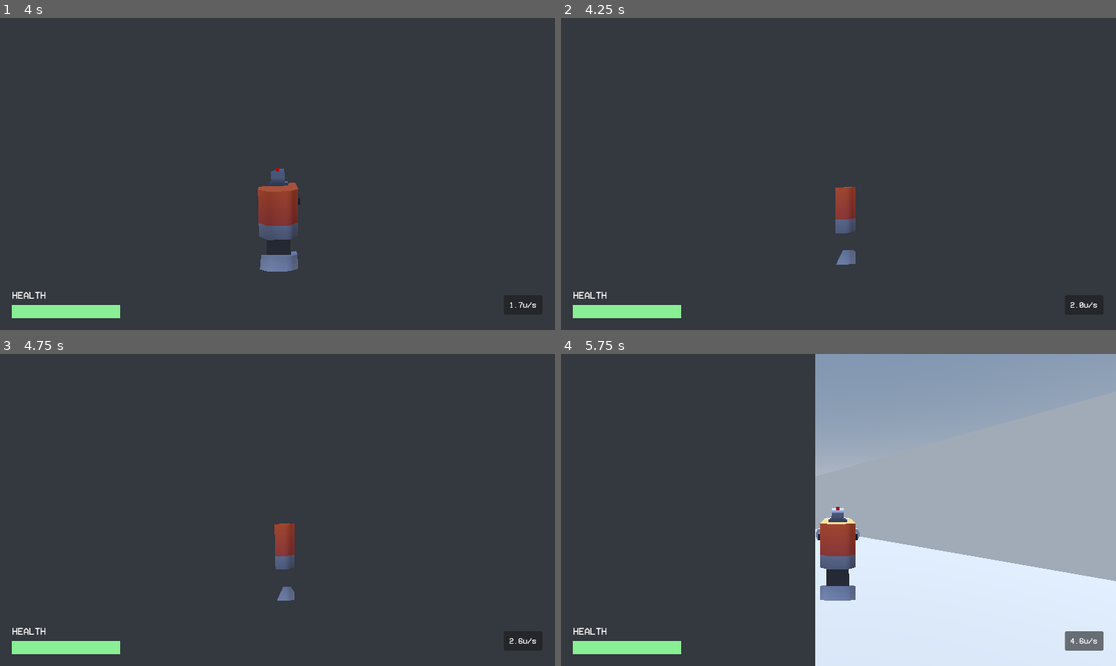
Above: before the commit, frames 1-4 (two rows, left to right).
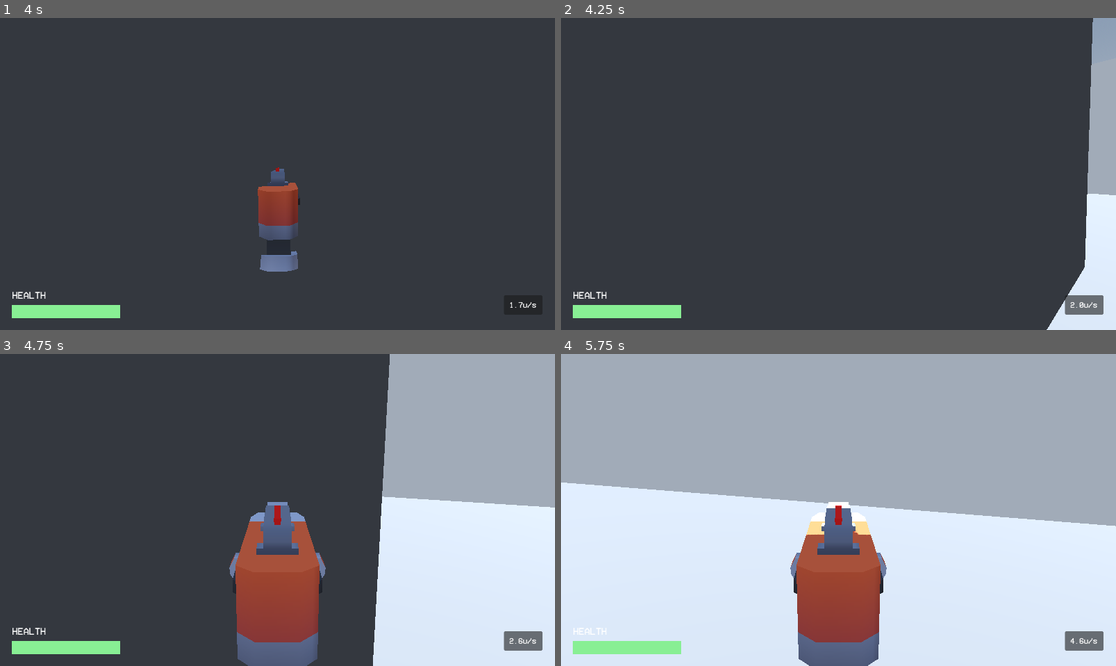
Above: after the commit, the same moments.

Repository: ts-scik/goop-gun
Game: Godot game, scene res://Prefabs/main_scene.tscn
The game is run twice, just before and just after one commit, with the same random seed, the same clock (stepped at 60 frames per second) and the same inputs. The engine's default icon, where the game draws it, is replaced by a stand-in: a white triangle on a blue panel in a dark square.
Inputs (mouse positions are in pixels of both pictures, inside the frame that each line leads up to):
- Up to frame 1 (4 s): tap Enter at 0.5 s; move the mouse to (305, 174) at 0.52 s; hold Right mouse button (aim_btn) 0.53-1.28 s; hold W (forward) from 0.53 s (still down); tap Space (jump) at 0.77, 1.52, 3.02, 3.77 s; move the mouse to (249, 174) at 1.27 s; tap Ctrl (crouch) at 1.35 s; move the mouse to (288, 167) at 2.02 s; hold Shift (run) 2.03-2.78 s; move the mouse to (271, 180) at 2.77 s; click (271, 180) at 2.85 s; move the mouse to (316, 177) at 3.52 s; hold Right mouse button (aim_btn) from 3.53 s (still down)
- Up to frame 2 (4.25 s): keep holding W (forward); keep holding Right mouse button (aim_btn); tap R (reload) at 4.15 s
- Up to frame 3 (4.75 s): keep holding W (forward); move the mouse to (233, 506) at 4.27 s; release Right mouse button (aim_btn) at 4.28 s; tap Ctrl (crouch) at 4.35 s; tap Space (jump) at 4.52 s
- Up to frame 4 (5.75 s): keep holding W (forward); move the mouse to (844, 510) at 5.02 s; hold Shift (run) from 5.03 s (still down)

Frame 1 is identical in both runs. In frame 2, 6.4% of the frame differs, in the area x 49-100%, y 0-100%; in frame 3, 38%; in frame 4, 61%, in the area x 0-100%, y 0-100%.

Commit message:
started work on reload states

Diff:
--- a/Prefabs/Player/camera_controller.tscn
+++ b/Prefabs/Player/camera_controller.tscn
@@ -1,14 +1,16 @@
-[gd_scene load_steps=11 format=3 uid="uid://w5yidi6yqanc"]
+[gd_scene load_steps=13 format=3 uid="uid://w5yidi6yqanc"]
 
 [ext_resource type="Script" uid="uid://tp34olvhc8jf" path="res://Scripts/Player/CameraController/camera_controller.gd" id="1_hitlr"]
 [ext_resource type="PackedScene" uid="uid://c37slaodjgit6" path="res://Prefabs/Player/gun_controller.tscn" id="2_7w2as"]
 [ext_resource type="Script" uid="uid://cpo348dq5380m" path="res://Scripts/StateMachine/StateMachine.gd" id="4_07vyi"]
-[ext_resource type="Script" uid="uid://bbj2kyjsfnff4" path="res://Scripts/Player/CameraController/CameraStates/std_unaimed.gd" id="5_r8s2n"]
-[ext_resource type="Script" uid="uid://bcuswhujcrfo0" path="res://Scripts/Player/CameraController/CameraStates/std_aimed.gd" id="6_hitlr"]
+[ext_resource type="Script" uid="uid://bbj2kyjsfnff4" path="res://Scripts/Player/CameraController/CameraStates/Standard/std_unaimed.gd" id="5_r8s2n"]
+[ext_resource type="Script" uid="uid://bcuswhujcrfo0" path="res://Scripts/Player/CameraController/CameraStates/Standard/std_aimed.gd" id="6_hitlr"]
 [ext_resource type="PackedScene" uid="uid://32skufn11hat" path="res://Prefabs/UI/gun_canvas.tscn" id="6_qfa8c"]
-[ext_resource type="Script" uid="uid://dqx53eq38r370" path="res://Scripts/Player/CameraController/CameraStates/std_aim_in.gd" id="7_qflef"]
-[ext_resource type="Script" uid="uid://byl3q0kqboru2" path="res://Scripts/Player/CameraController/CameraStates/std_aim_out.gd" id="8_x1jbq"]
-[ext_resource type="Script" uid="uid://y7afsxon6pw3" path="res://Scripts/Player/CameraController/CameraStates/reload.gd" id="9_x1jbq"]
+[ext_resource type="Script" uid="uid://dqx53eq38r370" path="res://Scripts/Player/CameraController/CameraStates/Standard/std_aim_in.gd" id="7_qflef"]
+[ext_resource type="Script" uid="uid://byl3q0kqboru2" path="res://Scripts/Player/CameraController/CameraStates/Standard/std_aim_out.gd" id="8_x1jbq"]
+[ext_resource type="Script" uid="uid://y7afsxon6pw3" path="res://Scripts/Player/CameraController/CameraStates/Reload/reload.gd" id="9_x1jbq"]
+[ext_resource type="Script" uid="uid://cmusqkaw0ownb" path="res://Scripts/Player/CameraController/CameraStates/Reload/reload_in.gd" id="10_qfa8c"]
+[ext_resource type="Script" uid="uid://drp6y868ldt26" path="res://Scripts/Player/CameraController/CameraStates/Reload/reload_out.gd" id="11_y6rwu"]
 
 [sub_resource type="Curve" id="Curve_7w2as"]
 _limits = [-1.0, 1.0, 0.0, 1.0]
@@ -48,5 +50,7 @@
 script = ExtResource("9_x1jbq")
 
 [node name="ReloadIn" type="Node" parent="StateMachine"]
+script = ExtResource("10_qfa8c")
 
 [node name="ReloadOut" type="Node" parent="StateMachine"]
+script = ExtResource("11_y6rwu")
--- /dev/null
+++ b/Scripts/Player/CameraController/CameraStates/Reload/reload.gd
@@ -0,0 +1,107 @@
+## State for camera+gun management when fully in the Reload state
+extends CameraState
+
+
+## Called by the state machine when receiving unhandled input events.
+func handle_input(_event: InputEvent) -> void:
+	if _event.is_action_pressed("reload"):
+		finished.emit("ReloadOut")
+
+
+## Called by the state machine on the engine's main loop tick.
+func update(delta: float) -> void:
+	# Handle mouse input
+	var cam_target_fov : float = self._determine_zoom_fov()
+	var cam_target_tf : Transform3D = self._get_camera_target_transform()
+
+	# Handle camera effects
+	var cam_offset_tf : Transform3D = cmk._get_cam_effects_transform()
+
+	# Update camera
+	cmk.player_camera.fov = cam_target_fov
+	cmk.position = cam_target_tf.origin + cam_offset_tf.origin
+	cmk.rotation = cam_target_tf.basis.get_euler() + cam_offset_tf.basis.get_euler()
+
+	# --- GUNCONTROLLER --- #
+	# Update the gun's position + rotation - MUST BE AFTER MOUSE/CAMERA UPDATES!!
+	# ... at least it did at some point!!
+	_get_gun_target_transform(delta)
+
+
+## Returns desired FOV value at current frame
+func _determine_zoom_fov() -> float:
+	return cmk.desired_fov * cmk.reload_fov_percent
+	#return cmk.desired_fov
+
+
+## Returns target transform for camera
+func _get_camera_target_transform() -> Transform3D:
+	# Create temp output transform
+	var out_tf : Transform3D
+	# get position of player body
+	var player_interp : Transform3D = (
+		cmk.pmk.get_global_transform_interpolated()
+	)
+	# get position of gun on global coordinate
+	var gun_target_pos_glob : Vector3 = (
+		player_interp.origin + # player origin
+		(player_interp.basis * cmk.gck.gun_reload_position)# holstered position (relative to player
+	)
+	# get position of player head
+	var player_head_interp : Transform3D = (
+		cmk.pmk.camera_controller_anchor.get_global_transform_interpolated()
+	)
+	# determine angle from head to gun target position
+	var head_to_gun_vec : Vector3 = (
+		gun_target_pos_glob - player_head_interp.origin
+	)
+	# set camera anchor angle to the calculated head-to-gun angle
+	out_tf.basis = Basis.looking_at(head_to_gun_vec, Vector3.UP, false)
+	# set camera position to head position
+	out_tf.origin = player_head_interp.origin
+	# return new camera target transform
+	return out_tf
+
+
+## Gets target transform for gun
+func _get_gun_target_transform(delta) -> Transform3D:
+	# Create temp output transform
+	var out_tf : Transform3D
+	# get target pos/rot
+	var player_interp := cmk.pmk.get_global_transform_interpolated()
+	var unaimed_target_pos : Vector3 = cmk.to_local(
+		player_interp.origin + # player origin
+		(player_interp.basis * cmk.gck.gun_reload_position) + # holstered position (relative to player
+		cmk.bob_vec # camera viewbob # TODO kinda hate that we have to do this
+	)
+	var unaimed_target_rot : Vector3 = cmk.gck.gun_reload_rotation - Vector3(cmk.rotation.x,0,0)
+
+	# Determine unaimed TF
+	out_tf = Transform3D(
+		Basis.from_euler(unaimed_target_rot),
+		unaimed_target_pos
+	)
+
+	# snap to target tf
+	cmk.gck.rotation = Vector3.ZERO
+	cmk.gck.gun_model_holder.rotation = out_tf.basis.get_euler() # rotation, not basis -- preserve scale
+	cmk.gck.position = out_tf.origin
+
+	return out_tf
+
+
+## Called by the state machine on the engine's physics update tick.
+func physics_update(_delta: float) -> void:
+	pass
+
+
+## Called by the state machine upon changing the active state. The `data` parameter
+## is a dictionary with arbitrary data the state can use to initialize itself.
+func enter(previous_state_path: String, data := {}) -> void:
+	pass
+
+
+## Called by the state machine before changing the active state.
+## Use this function to clean up the state.
+func exit() -> void:
+	pass
--- /dev/null
+++ b/Scripts/Player/CameraController/CameraStates/Reload/reload_in.gd
@@ -0,0 +1,126 @@
+## State for camera+gun management when fully in the Reload state
+extends CameraState
+
+
+## Called by the state machine when receiving unhandled input events.
+func handle_input(_event: InputEvent) -> void:
+	if _event.is_action_pressed("reload"):
+		finished.emit("ReloadOut")
+
+
+## Called by the state machine on the engine's main loop tick.
+func update(delta: float) -> void:
+	cmk.reload_timer = min(cmk.reload_timer+delta, cmk.reload_entry_time)
+
+	# Handle mouse input
+	var cam_target_fov : float = self._determine_zoom_fov()
+	var cam_target_tf : Transform3D = self._get_camera_target_transform()
+
+	# Handle camera effects
+	var cam_offset_tf : Transform3D = cmk._get_cam_effects_transform()
+
+	# Update camera
+	cmk.player_camera.fov = cam_target_fov
+	cmk.position = cam_target_tf.origin + cam_offset_tf.origin
+	cmk.rotation = cam_target_tf.basis.get_euler() + cam_offset_tf.basis.get_euler()
+
+	# --- GUNCONTROLLER --- #
+	# Update the gun's position + rotation - MUST BE AFTER MOUSE/CAMERA UPDATES!!
+	# ... at least it did at some point!!
+	_get_gun_target_transform(delta)
+
+	if(cmk.reload_timer >= cmk.reload_entry_time):
+		finished.emit("Reload")
+		return
+
+
+## Returns desired FOV value at current frame
+func _determine_zoom_fov() -> float:
+	if cmk.reload_timer <= 0.0:
+		return cmk.desired_fov
+	return lerpf(
+		cmk.desired_fov,
+		cmk.desired_fov * cmk.reload_fov_percent,
+		cmk.reload_timer / cmk.reload_entry_time
+	)
+
+
+## Returns target transform for camera
+func _get_camera_target_transform() -> Transform3D:
+	# Create temp output transform
+	var out_tf : Transform3D
+	# get position of player body
+	var player_interp : Transform3D = (
+		cmk.pmk.get_global_transform_interpolated()
+	)
+	# get position of gun on global coordinate
+	var gun_target_pos_glob : Vector3 = (
+		player_interp.origin + # player origin
+		(player_interp.basis * cmk.gck.gun_reload_position)# holstered position (relative to player
+	)
+	# get position of player head
+	var player_head_interp : Transform3D = (
+		cmk.pmk.camera_controller_anchor.get_global_transform_interpolated()
+	)
+	# determine angle from head to gun target position
+	var head_to_gun_vec : Vector3 = (
+		gun_target_pos_glob - player_head_interp.origin
+	)
+	# set camera anchor angle to the calculated head-to-gun angle
+	var target_basis = Basis.looking_at(head_to_gun_vec, Vector3.UP, false)
+	var start_basis = Basis.from_euler(
+		Vector3(cmk.input_rotation.x, cmk.input_rotation.y, 0.0)
+	)
+	out_tf.basis = lerp(start_basis, target_basis, cmk.reload_timer/cmk.reload_entry_time)
+	# set camera position to head position
+	out_tf.origin = player_head_interp.origin
+	# return new camera target transform
+	return out_tf
+
+
+func _get_gun_target_transform(delta) -> Transform3D:
+	# Create temp output transform
+	var out_tf : Transform3D
+	# get target pos/rot
+	var player_interp := cmk.pmk.get_global_transform_interpolated()
+	var gun_target_pos : Vector3 = cmk.to_local(
+		player_interp.origin + # player origin
+		(player_interp.basis * cmk.gck.gun_reload_position) + # holstered position (relative to player
+		cmk.bob_vec # camera viewbob # TODO kinda hate that we have to do this
+	)
+	var gun_start_pos : Vector3 = cmk.to_local(
+		player_interp.origin + # player origin
+		(player_interp.basis * cmk.gck.holstered_pos) + # holstered position (relative to player
+		cmk.bob_vec # camera viewbob # TODO kinda hate that we have to do this
+	)
+	var gun_target_rot : Vector3 = cmk.gck.gun_reload_rotation - Vector3(cmk.rotation.x,0,0)
+
+	# Determine unaimed TF
+	out_tf.basis = Basis.from_euler(gun_target_rot)
+	out_tf.origin = lerp(gun_start_pos, gun_target_pos, cmk.reload_timer/cmk.reload_entry_time)
+
+	# snap to target tf
+	cmk.gck.rotation = Vector3.ZERO
+	cmk.gck.gun_model_holder.rotation = out_tf.basis.get_euler() # rotation, not basis -- preserve scale
+	cmk.gck.position = out_tf.origin
+
+	return out_tf
+
+
+## Called by the state machine on the engine's physics update tick.
+func physics_update(_delta: float) -> void:
+	pass
+
+
+## Called by the state machine upon changing the active state. The `data` parameter
+## is a dictionary with arbitrary data the state can use to initialize itself.
+func enter(previous_state_path: String, data := {}) -> void:
+	# --- CLEANUP --- #
+	# Reset mouse input for next frame
+	cmk.mouse_input = Vector2.ZERO
+
+
+## Called by the state machine before changing the active state.
+## Use this function to clean up the state.
+func exit() -> void:
+	pass
--- /dev/null
+++ b/Scripts/Player/CameraController/CameraStates/Reload/reload_out.gd
@@ -0,0 +1,126 @@
+## State for camera+gun management when fully in the Reload state
+extends CameraState
+
+
+## Called by the state machine when receiving unhandled input events.
+func handle_input(_event: InputEvent) -> void:
+	if _event.is_action_pressed("reload"):
+		finished.emit("ReloadIn")
+
+
+## Called by the state machine on the engine's main loop tick.
+func update(delta: float) -> void:
+	cmk.reload_timer = max(cmk.reload_timer-delta, 0.0)
+
+	# Handle mouse input
+	var cam_target_fov : float = self._determine_zoom_fov()
+	var cam_target_tf : Transform3D = self._get_camera_target_transform()
+
+	# Handle camera effects
+	var cam_offset_tf : Transform3D = cmk._get_cam_effects_transform()
+
+	# Update camera
+	cmk.player_camera.fov = cam_target_fov
+	cmk.position = cam_target_tf.origin + cam_offset_tf.origin
+	cmk.rotation = cam_target_tf.basis.get_euler() + cam_offset_tf.basis.get_euler()
+
+	# --- GUNCONTROLLER --- #
+	# Update the gun's position + rotation - MUST BE AFTER MOUSE/CAMERA UPDATES!!
+	# ... at least it did at some point!!
+	_get_gun_target_transform(delta) # [ABSTRACT]
+
+	if(cmk.reload_timer <= 0.0):
+		finished.emit("Unaimed")
+		return
+
+
+## Returns desired FOV value at current frame
+func _determine_zoom_fov() -> float:
+	if cmk.reload_timer <= 0.0:
+		return cmk.desired_fov
+	return lerpf(
+		cmk.desired_fov,
+		cmk.desired_fov * cmk.reload_fov_percent,
+		cmk.reload_timer / cmk.reload_entry_time
+	)
+
+
+## Returns target transform for camera
+func _get_camera_target_transform() -> Transform3D:
+	# Create temp output transform
+	var out_tf : Transform3D
+	# get position of player body
+	var player_interp : Transform3D = (
+		cmk.pmk.get_global_transform_interpolated()
+	)
+	# get position of gun on global coordinate
+	var gun_target_pos_glob : Vector3 = (
+		player_interp.origin + # player origin
+		(player_interp.basis * cmk.gck.gun_reload_position)# holstered position (relative to player
+	)
+	# get position of player head
+	var player_head_interp : Transform3D = (
+		cmk.pmk.camera_controller_anchor.get_global_transform_interpolated()
+	)
+	# determine angle from head to gun target position
+	var head_to_gun_vec : Vector3 = (
+		gun_target_pos_glob - player_head_interp.origin
+	)
+	# set camera anchor angle to the calculated head-to-gun angle
+	var target_basis = Basis.looking_at(head_to_gun_vec, Vector3.UP, false)
+	var start_basis = Basis.from_euler(
+		Vector3(cmk.input_rotation.x, cmk.input_rotation.y, 0.0)
+	)
+	out_tf.basis = lerp(start_basis, target_basis, cmk.reload_timer/cmk.reload_entry_time)
+	# set camera position to head position
+	out_tf.origin = player_head_interp.origin
+	# return new camera target transform
+	return out_tf
+
+
+func _get_gun_target_transform(delta) -> Transform3D:
+	# Create temp output transform
+	var out_tf : Transform3D
+	# get target pos/rot
+	var player_interp := cmk.pmk.get_global_transform_interpolated()
+	var gun_target_pos : Vector3 = cmk.to_local(
+		player_interp.origin + # player origin
+		(player_interp.basis * cmk.gck.gun_reload_position) + # holstered position (relative to player
+		cmk.bob_vec # camera viewbob # TODO kinda hate that we have to do this
+	)
+	var gun_start_pos : Vector3 = cmk.to_local(
+		player_interp.origin + # player origin
+		(player_interp.basis * cmk.gck.holstered_pos) + # holstered position (relative to player
+		cmk.bob_vec # camera viewbob # TODO kinda hate that we have to do this
+	)
+	var gun_target_rot : Vector3 = cmk.gck.gun_reload_rotation - Vector3(cmk.rotation.x,0,0)
+
+	# Determine unaimed TF
+	out_tf.basis = Basis.from_euler(gun_target_rot)
+	out_tf.origin = lerp(gun_start_pos, gun_target_pos, cmk.reload_timer/cmk.reload_entry_time)
+
+	# snap to target tf
+	cmk.gck.rotation = Vector3.ZERO
+	cmk.gck.gun_model_holder.rotation = out_tf.basis.get_euler() # rotation, not basis -- preserve scale
+	cmk.gck.position = out_tf.origin
+
+	return out_tf
+
+
+## Called by the state machine on the engine's physics update tick.
+func physics_update(_delta: float) -> void:
+	pass
+
+
+## Called by the state machine upon changing the active state. The `data` parameter
+## is a dictionary with arbitrary data the state can use to initialize itself.
+func enter(previous_state_path: String, data := {}) -> void:
+	pass
+
+
+## Called by the state machine before changing the active state.
+## Use this function to clean up the state.
+func exit() -> void:
+	# --- CLEANUP --- #
+	# Reset mouse input for next frame
+	cmk.mouse_input = Vector2.ZERO
--- a/Scripts/Player/CameraController/CameraStates/std_camerastate.gd
+++ b/Scripts/Player/CameraController/CameraStates/Standard/std_camerastate.gd
@@ -20,7 +20,9 @@
 func handle_input(event: InputEvent) -> void:
 	# custom bit to handle reloading
 	if event.is_action_pressed("reload"):
-		finished.emit("Reload")
+		cmk.ads_timer = 0.0
+		cmk.aim_held = false
+		finished.emit("ReloadIn")
 	# do regular mouse input capture
 	if Input.mouse_mode == Input.MOUSE_MODE_CAPTURED:
 		# Handle mouse movement
--- a/Scripts/Player/CameraController/CameraStates/reload.gd
+++ /dev/null
@@ -1,47 +0,0 @@
-## State for camera+gun management when fully in the Reload state
-extends CameraState
-
-
-## Called by the state machine when receiving unhandled input events.
-func handle_input(_event: InputEvent) -> void:
-	if _event.is_action_pressed("reload"):
-		finished.emit("Unaimed")
-	pass
-
-
-## Called by the state machine on the engine's main loop tick.
-func update(_delta: float) -> void:
-	# TODO - allofit!!
-
-	# Handle mouse input
-	var cam_target_fov : float = cmk.desired_fov * cmk.aimed_fov_percent
-	var cam_target_tf : Transform3D = cmk.pmk.camera_controller_anchor.get_global_transform_interpolated()
-
-	# Handle camera effects
-	var cam_offset_tf : Transform3D = cmk._get_cam_effects_transform()
-
-	# Update camera
-	cmk.player_camera.fov = cam_target_fov
-	cmk.position = cam_target_tf.origin + cam_offset_tf.origin
-	cmk.rotation = cam_target_tf.basis.get_euler() + cam_offset_tf.basis.get_euler()
-
-	# --- CLEANUP --- #
-	# Reset mouse input for next frame
-	cmk.mouse_input = Vector2.ZERO
-
-
-## Called by the state machine on the engine's physics update tick.
-func physics_update(_delta: float) -> void:
-	pass
-
-
-## Called by the state machine upon changing the active state. The `data` parameter
-## is a dictionary with arbitrary data the state can use to initialize itself.
-func enter(previous_state_path: String, data := {}) -> void:
-	pass
-
-
-## Called by the state machine before changing the active state.
-## Use this function to clean up the state.
-func exit() -> void:
-	pass
--- a/Scripts/Player/CameraController/camera_controller.gd
+++ b/Scripts/Player/CameraController/camera_controller.gd
@@ -29,6 +29,8 @@
 @export_group("Aim FOV")
 @export var enable_aim_zoom : bool = true		# Whether camera FOV changes while aiming
 @export var aimed_fov_percent : float = 0.875	# % of fov when fully aimed in
+@export_group("Reload FOV")
+@export var reload_fov_percent : float = 0.6	# % of fov when fully in reload state
 @export_group("Viewbob")
 @export var enable_viewbob : bool = true	# Whether viewbob is enabled
 @export var viewbob_curve : Curve			# Configurable curve for viewbob
@@ -46,6 +48,9 @@
 var aim_held : bool = false		# Flag for ADS input
 var aim_toggle : bool = false	# Whether or not we're using toggle-aim
 var recent_gamepad_aim : bool = false	# flag for if we've recently pulled LT
+@export_group("Reloading")
+@export var reload_entry_time : float = 0.5	# Time to enter reload state (in seconds)
+var reload_timer : float = 0.0	# Timer for reload lerp
 @export_group("Mouse Deadzone")
 @export var mouse_deadzone : Vector3 = Vector3(0.1, 0.65, 0.35) # Mouse deadzone (in screen %) (x, yTop, yBottom)
 
@@ -58,7 +63,8 @@
 
 # Mouse input variables
 var mouse_input : Vector2		# Stores mouse input (1gets reset each frame!)
-var input_rotation : Vector3 	# Stores mouse_input converted to rotation
+var input_rotation : Vector3 	# Stores mouse_input converted to rotation - for cam
+var gun_input_rotation : Vector3 # Stores mouse_input converted to rotation - for gun
 # Gun deadzone variables
 var mouse_position := Vector2.ZERO	# Mouse cursor's position onscreen
 var screen_size : Vector2	# Size of screen (in pixels)
--- a/Scripts/Player/CameraController/gun_controller.gd
+++ b/Scripts/Player/CameraController/gun_controller.gd
@@ -38,6 +38,13 @@
 @export_group("Holstering")
 @export var holstered_pos = Vector3(0, 1.0, -0.4) # configurable variable for where gun should go when holstered
 @export var holstered_rot = Vector3(deg_to_rad(-45.0), 0.0, 0.0) # configurable variable for gun's rotation when holstered
+@export_group("Reloading")
+@export var gun_reload_position := Vector3(	# target position where gun is held during reload
+	0.3, 1.4, -0.4
+)
+@export var gun_reload_rotation := Vector3(	# target rotation where gun is held during reload
+	deg_to_rad(0), deg_to_rad(0), deg_to_rad(0)
+)
 
 
 ## Find our owners
--- a/Scripts/Unused/multiplayer_ui.gd
+++ b/Scripts/Unused/multiplayer_ui.gd
@@ -1,5 +1,7 @@
 class_name MultiplayerUI
 extends CanvasLayer
+
+var NetworkManager : BaseNetworkManager
 
 
 ## Connect necessary signals
Renamed: Scripts/Player/CameraController/CameraStates/reload.gd.uid -> Scripts/Player/CameraController/CameraStates/Reload/reload.gd.uid
Not shown, added: Scripts/Player/CameraController/CameraStates/Reload/reload_in.gd.uid
Not shown, added: Scripts/Player/CameraController/CameraStates/Reload/reload_out.gd.uid
Renamed: Scripts/Player/CameraController/CameraStates/std_aim_in.gd -> Scripts/Player/CameraController/CameraStates/Standard/std_aim_in.gd
Renamed: Scripts/Player/CameraController/CameraStates/std_aim_in.gd.uid -> Scripts/Player/CameraController/CameraStates/Standard/std_aim_in.gd.uid
Renamed: Scripts/Player/CameraController/CameraStates/std_aim_out.gd -> Scripts/Player/CameraController/CameraStates/Standard/std_aim_out.gd
Renamed: Scripts/Player/CameraController/CameraStates/std_aim_out.gd.uid -> Scripts/Player/CameraController/CameraStates/Standard/std_aim_out.gd.uid
Renamed: Scripts/Player/CameraController/CameraStates/std_aimed.gd -> Scripts/Player/CameraController/CameraStates/Standard/std_aimed.gd
Renamed: Scripts/Player/CameraController/CameraStates/std_aimed.gd.uid -> Scripts/Player/CameraController/CameraStates/Standard/std_aimed.gd.uid
Renamed: Scripts/Player/CameraController/CameraStates/std_camerastate.gd.uid -> Scripts/Player/CameraController/CameraStates/Standard/std_camerastate.gd.uid
Renamed: Scripts/Player/CameraController/CameraStates/std_unaimed.gd -> Scripts/Player/CameraController/CameraStates/Standard/std_unaimed.gd
Renamed: Scripts/Player/CameraController/CameraStates/std_unaimed.gd.uid -> Scripts/Player/CameraController/CameraStates/Standard/std_unaimed.gd.uid
